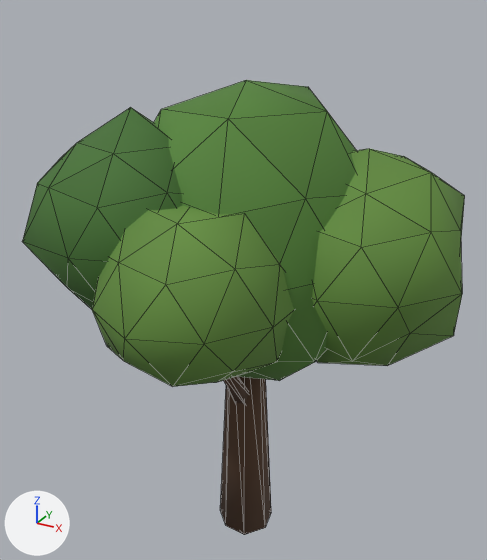
One commit to the glTF model everglade/assets/models/tree_round_a.glb: the scene before it, then after it.
Both versions are drawn from a 50 mm lens placed at (1.98, -3.64, 3.84), pointed at (-0.11, 0.17, 1.94). The axes (+X, +Y, +Z) are drawn at lower left. The lights are the same throughout. The older version comes first. Mesh edges are drawn as thin lines. Vertices at exactly the same position are counted once.

In view in the first picture: 'Tree'.
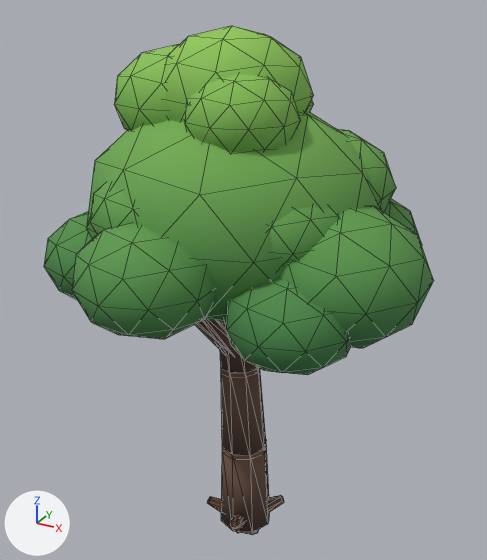
Location of each change, (x1, y1, x2, y2) in pixels of the pictures (487 x 560 px; the box of a moved part takes in the faces that stretch with it):
'Tree', reshaped (12% narrower, 12% taller): before (22, 80, 465, 535); after (44, 26, 434, 535)
part 1 of me_tree, added (green): after (87, 111, 382, 323)
part 2 of me_tree, added (green): after (279, 206, 434, 348)
part 3 of me_tree, added (green): after (384, 199, 422, 245)
part 4 of me_tree, added (green): after (44, 212, 92, 299)
part 5 of me_tree, added (green): after (72, 224, 215, 339)
part 6 of me_tree, added (green): after (223, 278, 351, 375)
part 7 of me_tree, added (green): after (337, 129, 396, 212)
part 8 of me_tree, added (green): after (90, 183, 137, 234)
part 9 of me_tree, added (green): after (269, 207, 340, 271)
part 10 of me_tree, added (mostly hidden): after (307, 100, 314, 112)
part 11 of me_tree, added (green): after (114, 44, 180, 131)
part 12 of me_tree, added (green): after (184, 74, 301, 152)
part 13 of me_tree, added (green): after (164, 26, 313, 122)
part 14 of me_tree, rebuilt: before (220, 377, 271, 535); after (221, 441, 269, 533)
part 15 of me_tree, deleted (green): before (312, 149, 465, 366)
part 16 of me_tree, deleted (green): before (92, 206, 294, 387)
part 17 of me_tree, moved or reshaped: before (22, 80, 357, 404); after (194, 320, 284, 535)

The change, as a list of edits to the scene's bpy script:
```text
Change me_tree:
    used by ob_tree; location = (0.0, 0.0, 0.0)
    remove me_tree.from_pydata(...)  # 286 vertices, 536 faces; spans x -1.25..1.4, y -1.31..1.14, z 0.0..3.32
    add me_tree.from_pydata(...)  # 840 vertices, 1572 faces; spans x -1.39..1.19, y -1.14..1.58, z -0.14..3.61
    me_tree part 1: a new loose piece, an icosphere of 80 faces spanning x -1.16..0.75, y -0.81..1.2, z 1.67..3.23, in mat_vertexcolor
    me_tree part 2: a new loose piece, an icosphere of 80 faces spanning x 0.12..1.19, y -0.56..0.56, z 1.77..2.64, in mat_vertexcolor
    me_tree part 3: a new loose piece, an icosphere of 80 faces spanning x -0.04..0.92, y 0.29..1.3, z 1.74..2.52, in mat_vertexcolor
    me_tree part 4: a new loose piece, an icosphere of 80 faces spanning x -1.33..-0.53, y -0.72..0.11, z 1.8..2.45, in mat_vertexcolor
    me_tree part 5: a new loose piece, an icosphere of 80 faces spanning x -0.72..0.15, y -1.14..-0.23, z 1.9..2.61, in mat_vertexcolor
    me_tree part 6: a new loose piece, an icosphere of 80 faces spanning x 0.09..0.89, y -0.76..0.08, z 1.7..2.35, in mat_vertexcolor
    me_tree part 7: a new loose piece, an icosphere of 80 faces spanning x -0.22..0.74, y 0.1..1.11, z 2.18..2.97, in mat_vertexcolor
    me_tree part 8: a new loose piece, an icosphere of 80 faces spanning x -0.83..-0.07, y -0.78..0.02, z 2.22..2.84, in mat_vertexcolor
    me_tree part 9: a new loose piece, an icosphere of 80 faces spanning x -0.07..0.7, y -0.56..0.26, z 2.17..2.8, in mat_vertexcolor
    me_tree part 10: a new loose piece, an icosphere of 80 faces spanning x -0.58..0.15, y 0.18..0.95, z 2.8..3.39, in mat_vertexcolor
    me_tree part 11: a new loose piece, an icosphere of 80 faces spanning x -0.99..-0.15, y -0.3..0.57, z 2.81..3.49, in mat_vertexcolor
    me_tree part 12: a new loose piece, an icosphere of 80 faces spanning x -0.32..0.35, y -0.45..0.26, z 2.84..3.39, in mat_vertexcolor
    me_tree part 13: a new loose piece, an icosphere of 80 faces spanning x -0.69..0.28, y -0.32..0.71, z 2.81..3.61, in mat_vertexcolor
    me_tree part 14: the loose piece of 14 vertices spanning x -0.2..0.19, y -0.18..0.19, z 0.0..1.77 is rebuilt with 16 vertices and now spans x -0.2..0.2, y -0.2..0.2, z -0.01..0.68
    me_tree part 15: the loose piece of 42 vertices spanning x 0.05..1.4, y -0.52..0.93, z 1.62..2.95 is deleted
    me_tree part 16: the loose piece of 42 vertices spanning x -0.56..0.63, y -1.31..-0.04, z 1.62..2.76 is deleted
    me_tree part 17: 146 vertices removed from x -1.25..0.89, y -1.1..1.14, z 1.02..3.32; 110 vertices added at x -0.71..0.27, y -0.51..0.32, z -0.14..2.04
    other edits to the shape of me_tree do not show in these pictures
```
